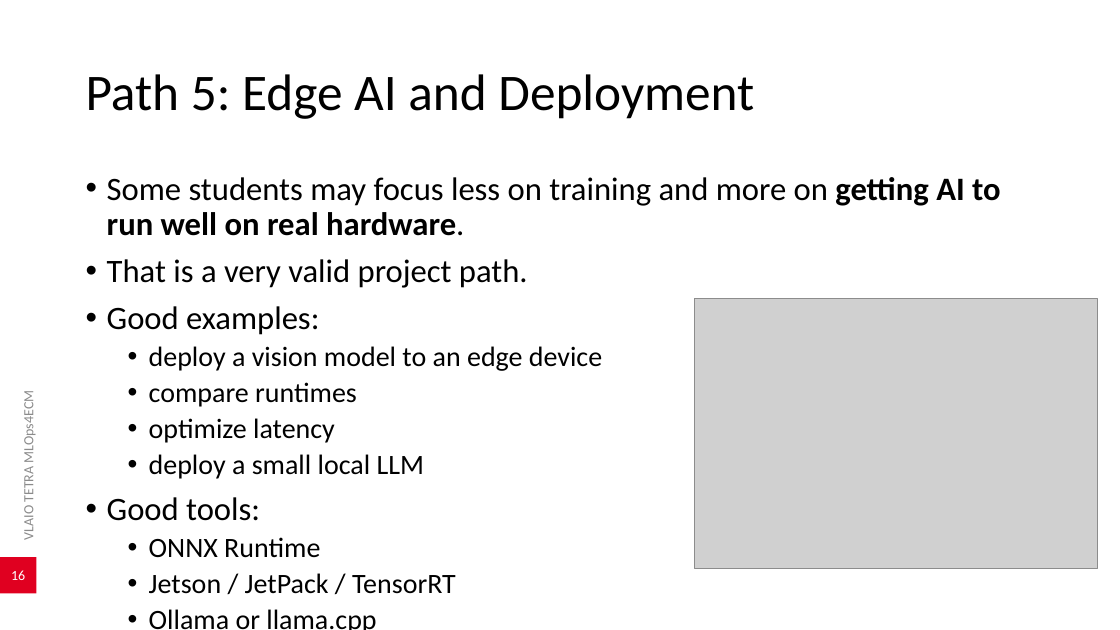
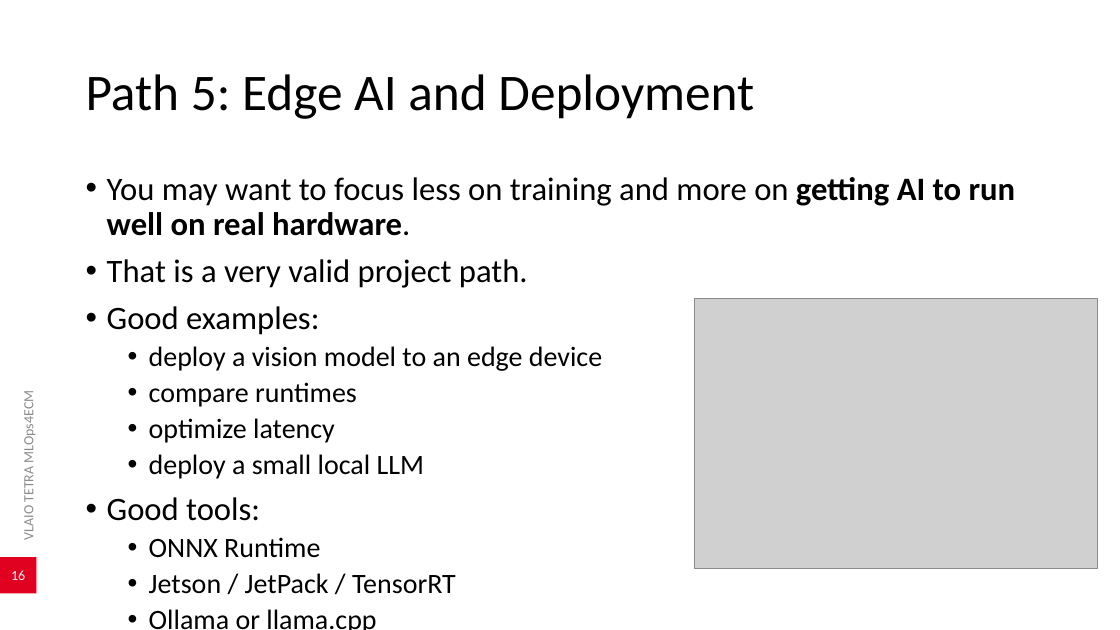
Before and after one commit to AlexanderDhoore/deep-learning-2026, a slide deck: slide 16 of slides/deep-learning-project-directions.pptx. Drawn at 1120x630 pixels with LibreOffice and Linux fonts; fonts in the diff are those of the drawing; grey boxes stand for pictures; background and template pictures are left out. Boxes give left, top, right and bottom in pixels: in the first picture for what was removed or moved away, otherwise in the second. Text is boxed around its words. In the diff, an @@ line names an element or a change of style, - is before the commit and + after.

Commit message:
Rewrite course docs for student-facing voice

```diff
--- a/slides/deep-learning-project-directions.pptx
+++ b/slides/deep-learning-project-directions.pptx
@@ text at [107, 177, 1016, 236]: text changed @@
-• Some students may focus less on training and more on getting AI to run well on real hardware.
+• You may want to focus less on training and more on getting AI to run well on real hardware.
```
Also in this commit, not shown: 2 other slides changed, 15 other files.
